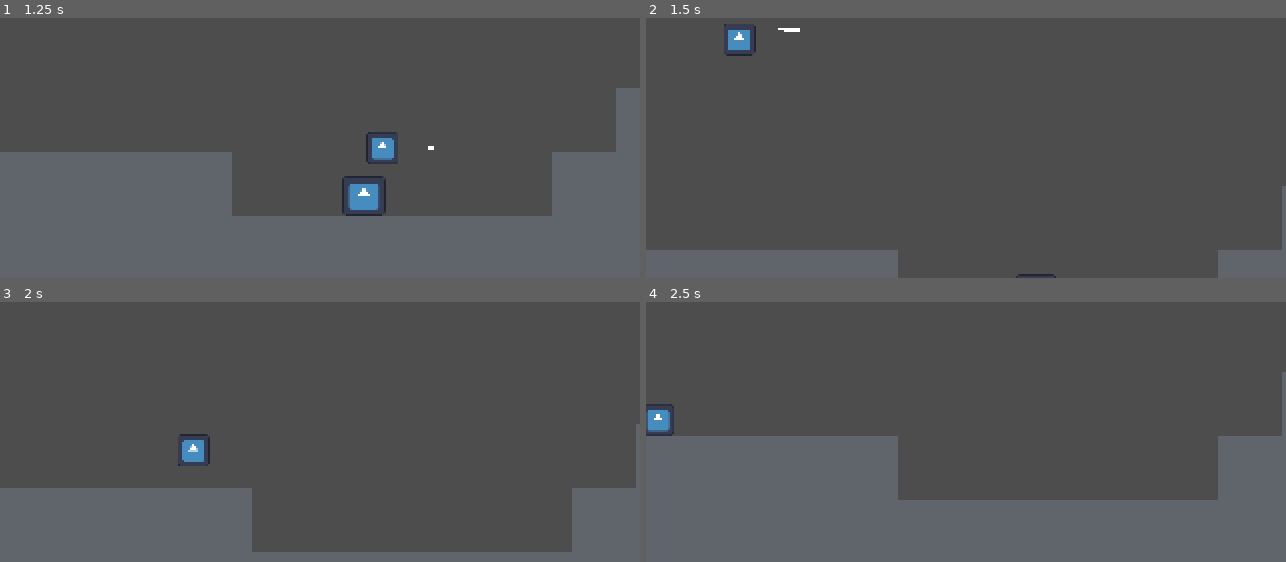
Above: before the commit, frames 1-4 (two rows, left to right).
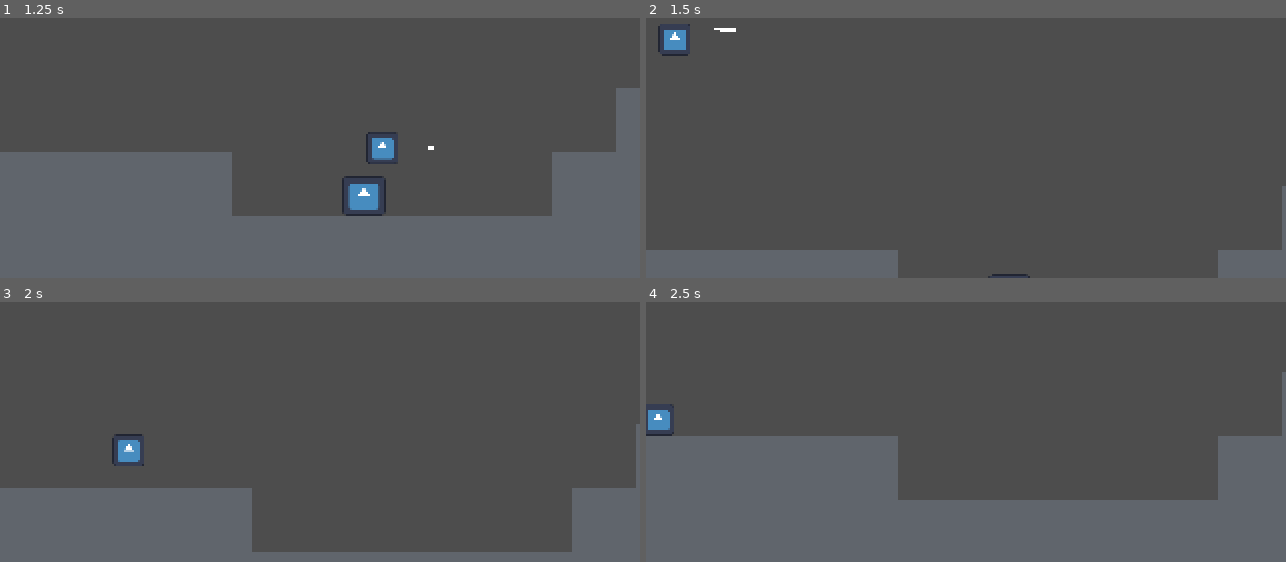
Above: after the commit, the same moments.

Repository: Borrow-Game/game-godot
Game: Godot game, scene res://Scenes/physics_sample_scene.tscn
Two runs of this game, one before a commit and one after it. Both use one fixed random seed, a clock stepped at 60 frames per second and the inputs below. The engine's default icon, where the game draws it, is replaced by a stand-in: a white triangle on a blue panel in a dark square.
Inputs:
- Up to frame 1 (1.25 s): tap Enter (ui_accept) at 0.5, 0.77 s; hold Right (right) from 0.53 s (still down); tap X (dash) at 0.6 s
- Up to frame 2 (1.5 s): keep holding Right (right); tap Shift (shoot bow) at 1.35 s
- Up to frame 3 (2 s): keep holding Right (right); tap Enter (ui_accept) at 1.52 s
- Up to frame 4 (2.5 s): release Right (right) at 2.03 s; hold Left (left) from 2.03 s (still down); tap X (dash) at 2.1 s

Frame 1 is identical in both runs. In frame 2, 0.8% of the frame differs, in the area x 1-65%, y 2-100%; in frame 3, 0.7%; in frame 4, less than 0.1%.

Commit message:
fix: enemy respawn

Diff:
--- a/Scripts/enemy_2d.gd
+++ b/Scripts/enemy_2d.gd
@@ -1,6 +1,8 @@
 extends CharacterBody2D
 @onready var startposition = self.position
 @export  var goal_position = Vector2()
+@export var speed = 10
+
 func _on_area_2d_body_entered(body: Node2D) -> void:
 	if body.is_in_group("arrow"):
 		body.queue_free()
@@ -9,19 +11,22 @@
 	if body.is_in_group("player"):
 		RespawnHandler.respawn()
 
-var speed = 10
+
 
 func _physics_process(delta: float) -> void:
 
+	if RespawnHandler.respawning > 0:
+		self.position = startposition
+		speed = abs(speed)
 
 
 
 	velocity.x = speed
 
 	if self.position.x >= goal_position.x :
-		speed  = -10
+		speed  = abs(speed) * -1
 
 
 	if self.position.x <=startposition.x :
-		speed  = 10
+		speed  = abs(speed)
 	move_and_slide()
